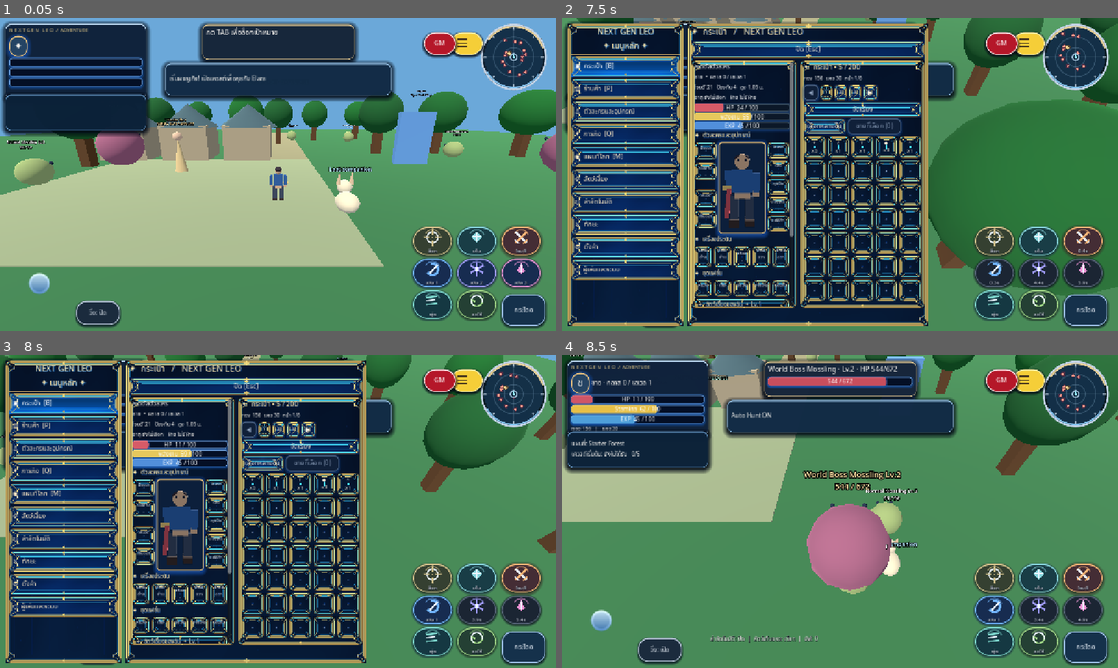
Above: before the commit, frames 1-4 (two rows, left to right).
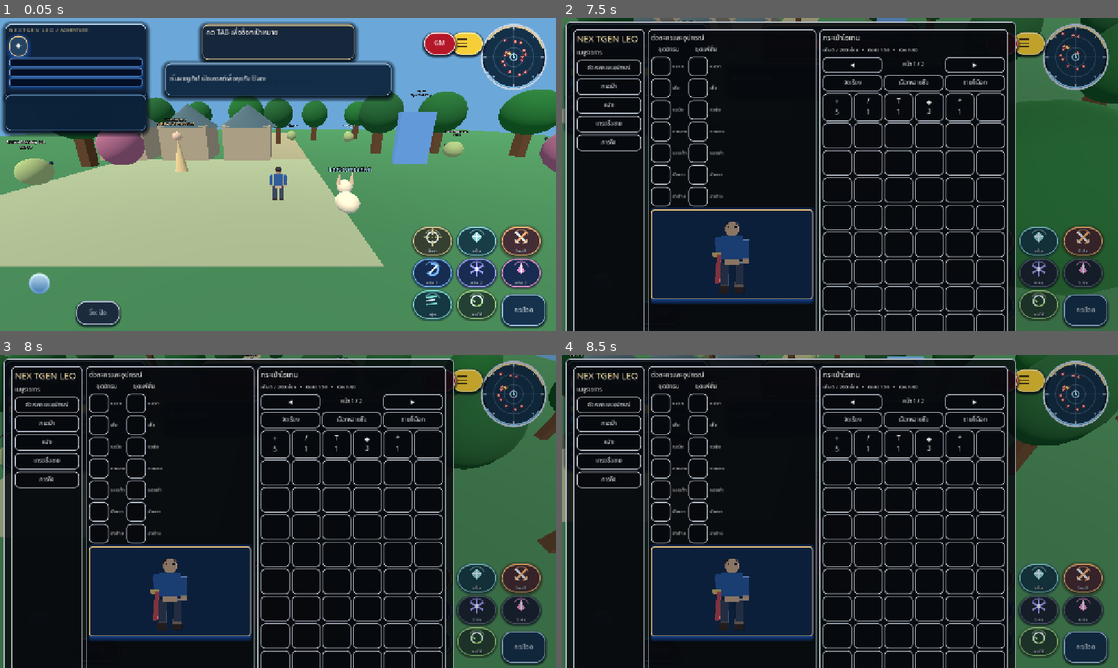
Above: after the commit, the same moments.

Repository: redfullmoon209-debug/NexTgenLeo
Game: Godot game, scene res://scenes/main.tscn
Two runs of this game, one before a commit and one after it. Both use one fixed random seed, a clock stepped at 60 frames per second and the inputs below.
Inputs (mouse positions are in pixels of both pictures, inside the frame that each line leads up to):
- Up to frame 1 (0.05 s): no input
- Up to frame 2 (7.5 s): click "กระโดด" at 0.5 s; tap Enter at 1.25 s; move the mouse to (962, 158) at 1.27 s; hold D 1.28-2 s; tap Tab at 1.35 s; click (962, 158) at 1.42 s; tap Space at 1.52, 4.52 s; drag from (728, 190) to (812, 237) at 2.02 s; move the mouse to (895, 105) at 2.77 s; hold D 2.78-3.5 s; tap 1 at 2.85 s; drag from (812, 237) to (673, 127) at 3.52 s; move the mouse to (1006, 221) at 4.27 s; hold A 4.28-5 s; tap 3 at 4.35 s; drag from (673, 127) to (756, 96) at 5.02 s; move the mouse to (867, 174) at 5.77 s; hold S 5.78-6.5 s; tap H at 5.85 s; click (867, 174) at 5.92 s; drag from (756, 96) to (728, 190) at 6.52 s; move the mouse to (962, 158) at 7.27 s; hold W from 7.28 s (still down); tap B at 7.35 s
- Up to frame 3 (8 s): keep holding W; tap Space at 7.52 s
- Up to frame 4 (8.5 s): release W at 8 s; click (806, 386) at 8 s, where only the run before the commit has a clickable "ปิด [Esc]"

Frame 1 is identical in both runs. In frame 2, 87% of the frame differs, in the area x 0-100%, y 0-100%; in frame 3, 86%; in frame 4, 91%.

Commit message:
Connect silver workspace to existing Bag action without replacing inventory systems

Diff:
--- a/scripts/gameplay.gd
+++ b/scripts/gameplay.gd
@@ -54,6 +54,7 @@
 var bag_page_count := 5
 var gm_authorized := false
 var active_panel := ""
+var silver_workspace: Control
 var bag_page := 0
 var bag_bulk_mode := false
 var bag_bulk_selection: Dictionary = {}
@@ -857,6 +858,10 @@
 	bag_dock_panel.hide()
 	world.get_viewport().size_changed.connect(_layout)
 	_layout()
+	# New reusable silver inventory is an overlay; original game actions stay available.
+	silver_workspace = load("res://scripts/silver_inventory_workspace.gd").new()
+	silver_workspace.game = self
+	world.hud.add_child(silver_workspace)
 
 func _style_hud_actions(faction_id: String) -> void:
 	var steel = load("res://scripts/celestial_steel.gd")
@@ -1540,6 +1545,8 @@
 	_tell("บันทึกระยะล่าอัตโนมัติ %d เมตร" % int(hunt_radius))
 
 func _close_panel() -> void:
+	if is_instance_valid(silver_workspace):
+		silver_workspace.hide()
 	_close_player_dropdown()
 	panel.hide()
 	bag_dock_panel.hide()
@@ -1551,6 +1558,19 @@
 	return str(names.get(name, name))
 
 func _show_panel(name: String) -> void:
+	if name == "Bag" and not network.active:
+		if is_instance_valid(silver_workspace):
+			if silver_workspace.visible:
+				_close_panel()
+			else:
+				active_panel = "Bag"
+				_close_player_dropdown()
+				panel.hide()
+				bag_dock_panel.hide()
+				silver_workspace.open_workspace()
+			return
+	if is_instance_valid(silver_workspace) and silver_workspace.visible:
+		silver_workspace.hide()
 	if name == "GM" and not _can_use_gm():
 		_tell("GM ออนไลน์ใช้ได้เฉพาะเจ้าของที่ผ่านการยืนยันสิทธิ์กับเซิร์ฟเวอร์")
 		return
